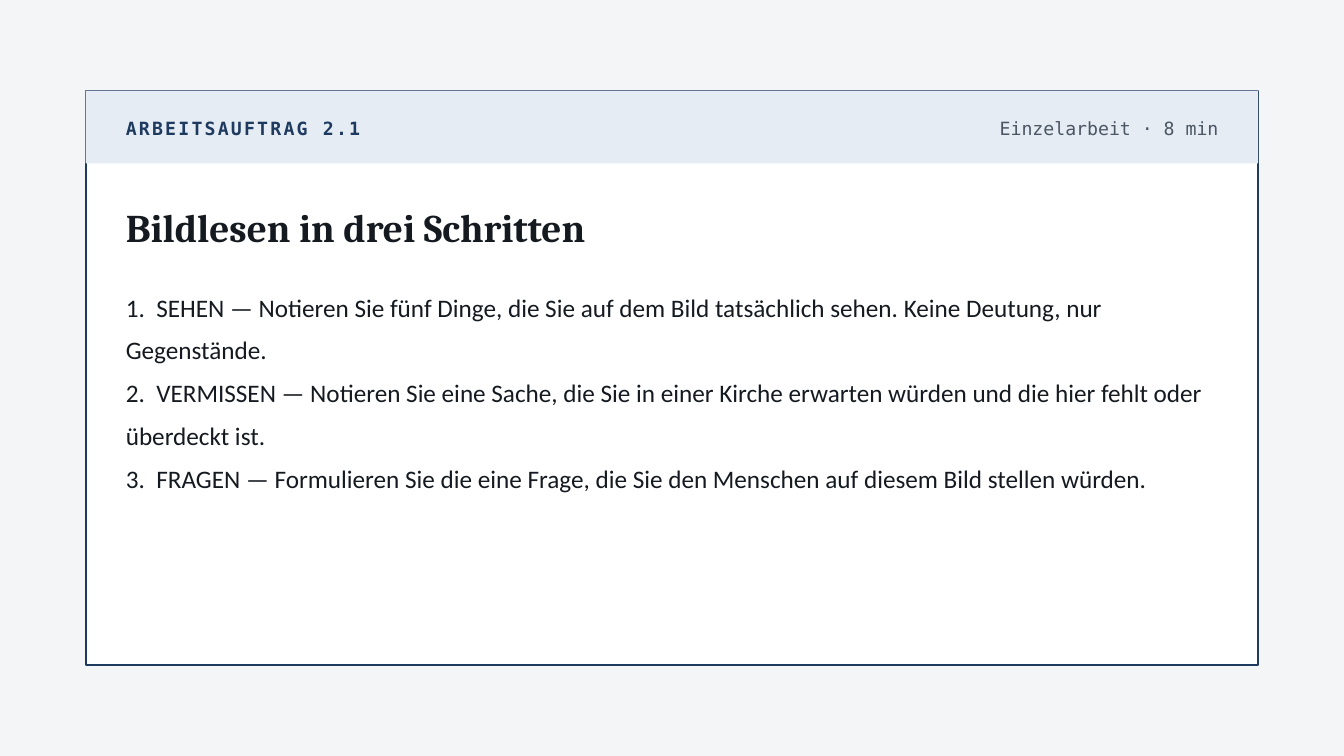
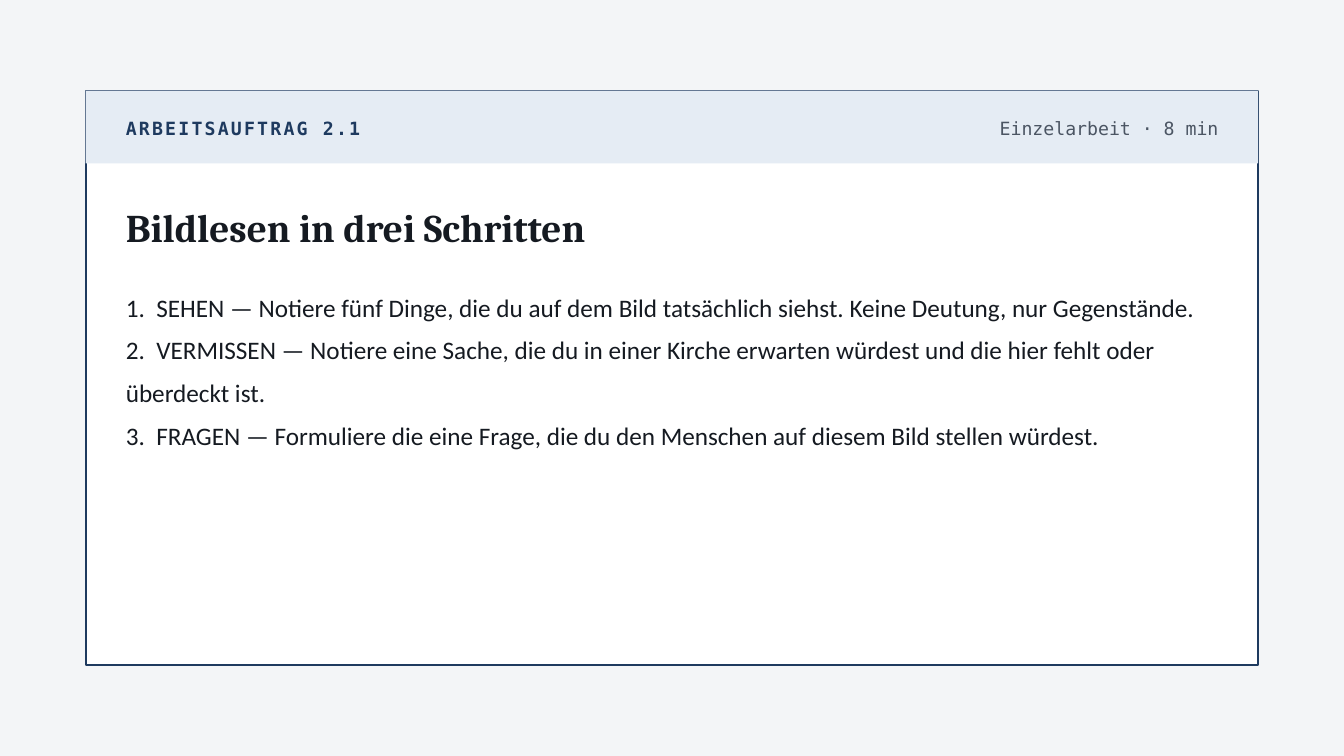
Before and after one commit to markuseckstein/teach, a slide deck: slide 22 of reli-kirche-und-staat/praesentation/Kirche-und-Staat-Beamer.pptx. Drawn at 1344x756 pixels with LibreOffice and Linux fonts; fonts in the diff are those of the drawing. Boxes give left, top, right and bottom in pixels: in the first picture for what was removed or moved away, otherwise in the second. Text is boxed around its words. In the diff, an @@ line names an element or a change of style, - is before the commit and + after.

```diff
--- a/reli-kirche-und-staat/praesentation/Kirche-und-Staat-Beamer.pptx
+++ b/reli-kirche-und-staat/praesentation/Kirche-und-Staat-Beamer.pptx
@@ text at bbox=[126, 299, 1194, 450]: text changed @@
-1. SEHEN — Notieren Sie fünf Dinge, die Sie auf dem Bild tatsächlich sehen. Keine Deutung, nur Gegenstände.
-2. VERMISSEN — Notieren Sie eine Sache, die Sie in einer Kirche erwarten würden und die hier fehlt oder überdeckt ist.
-3. FRAGEN — Formulieren Sie die eine Frage, die Sie den Menschen auf diesem Bild stellen würden.
+1. SEHEN — Notiere fünf Dinge, die du auf dem Bild tatsächlich siehst. Keine Deutung, nur Gegenstände.
+2. VERMISSEN — Notiere eine Sache, die du in einer Kirche erwarten würdest und die hier fehlt oder überdeckt ist.
+3. FRAGEN — Formuliere die eine Frage, die du den Menschen auf diesem Bild stellen würdest.
```
Also in this commit, not shown: 9 other slides changed, 22 other files.
